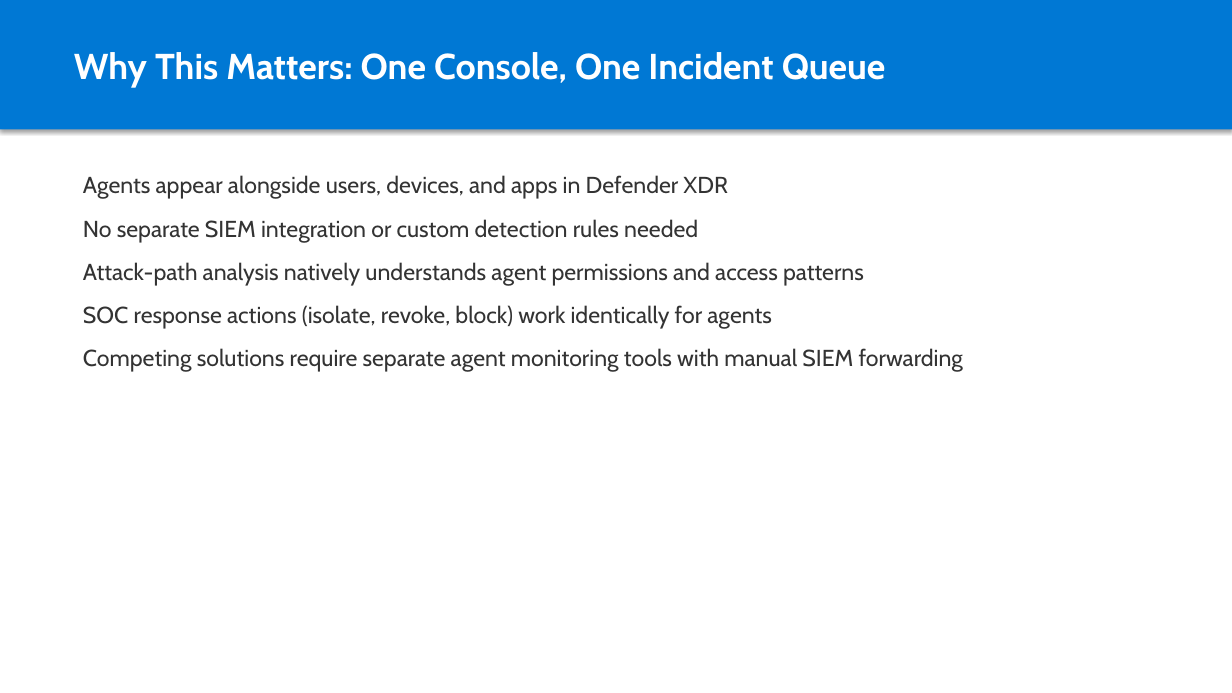
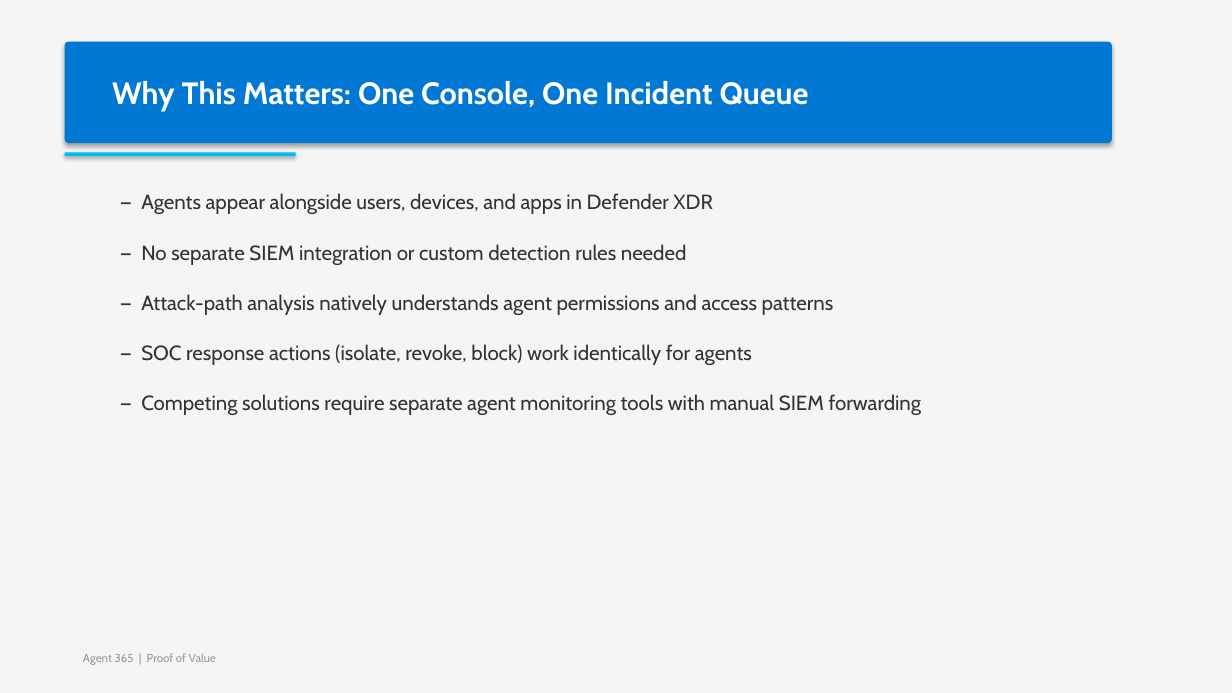
Before and after one commit to cloudtoso/Agent-365-POC, a slide deck: slide 25 of Agent365-PoV-Deck.pptx. Drawn at 1232x693 pixels with LibreOffice and Linux fonts; fonts in the diff are those of the drawing. Boxes give left, top, right and bottom in pixels: in the first picture for what was removed or moved away, otherwise in the second. Text is boxed around its words. In the diff, an @@ line names an element or a change of style, - is before the commit and + after.

```diff
--- a/Agent365-PoV-Deck.pptx
+++ b/Agent365-PoV-Deck.pptx
@@ rectangle added at [0,0,1232,693], fill #F5F5F5 @@
@@ rounded rectangle "Why This Matters: One Console, ...": place and size @@
-rounded rectangle "Why This Matters: One Console, ..." at [0,0,1232,129]
+rounded rectangle "Why This Matters: One Console, ..." at [65,42,1112,143]
@@ rounded rectangle "Why This Matters: One Console, ..." at [65,42,1112,143]: size 28 to 24 pt; rectangle to rounded rectangle @@
@@ rectangle added at [65,152,296,156], fill #00BCF2 @@
@@ text at [141,193,922,415]: text changed; size 18 to 16 pt @@
-Agents appear alongside users, devices, and apps in Defender XDR
-No separate SIEM integration or custom detection rules needed
-Attack-path analysis natively understands agent permissions and access patterns
-SOC response actions (isolate, revoke, block) work identically for agents
-Competing solutions require separate agent monitoring tools with manual SIEM forwarding
+— Agents appear alongside users, devices, and apps in Defender XDR
+— No separate SIEM integration or custom detection rules needed
+— Attack-path analysis natively understands agent permissions and access patterns
+— SOC response actions (isolate, revoke, block) work identically for agents
+— Competing solutions require separate agent monitoring tools with manual SIEM forwarding
@@ text added at [83,653,216,665], 9 pt, text #999999 @@
+Agent 365 | Proof of Value
```
Also in this commit, not shown: 43 other slides changed, 1 other file.
